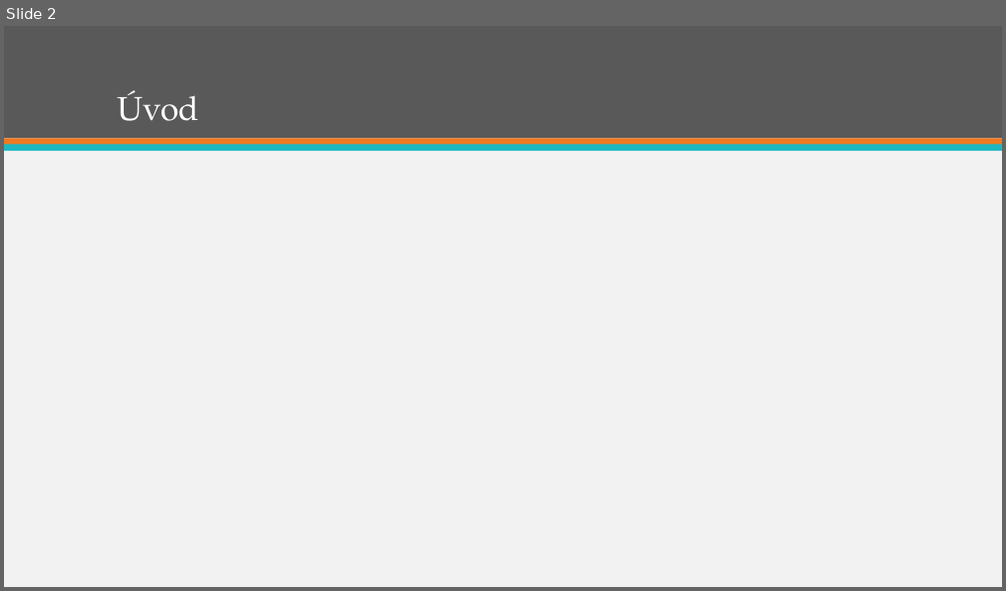
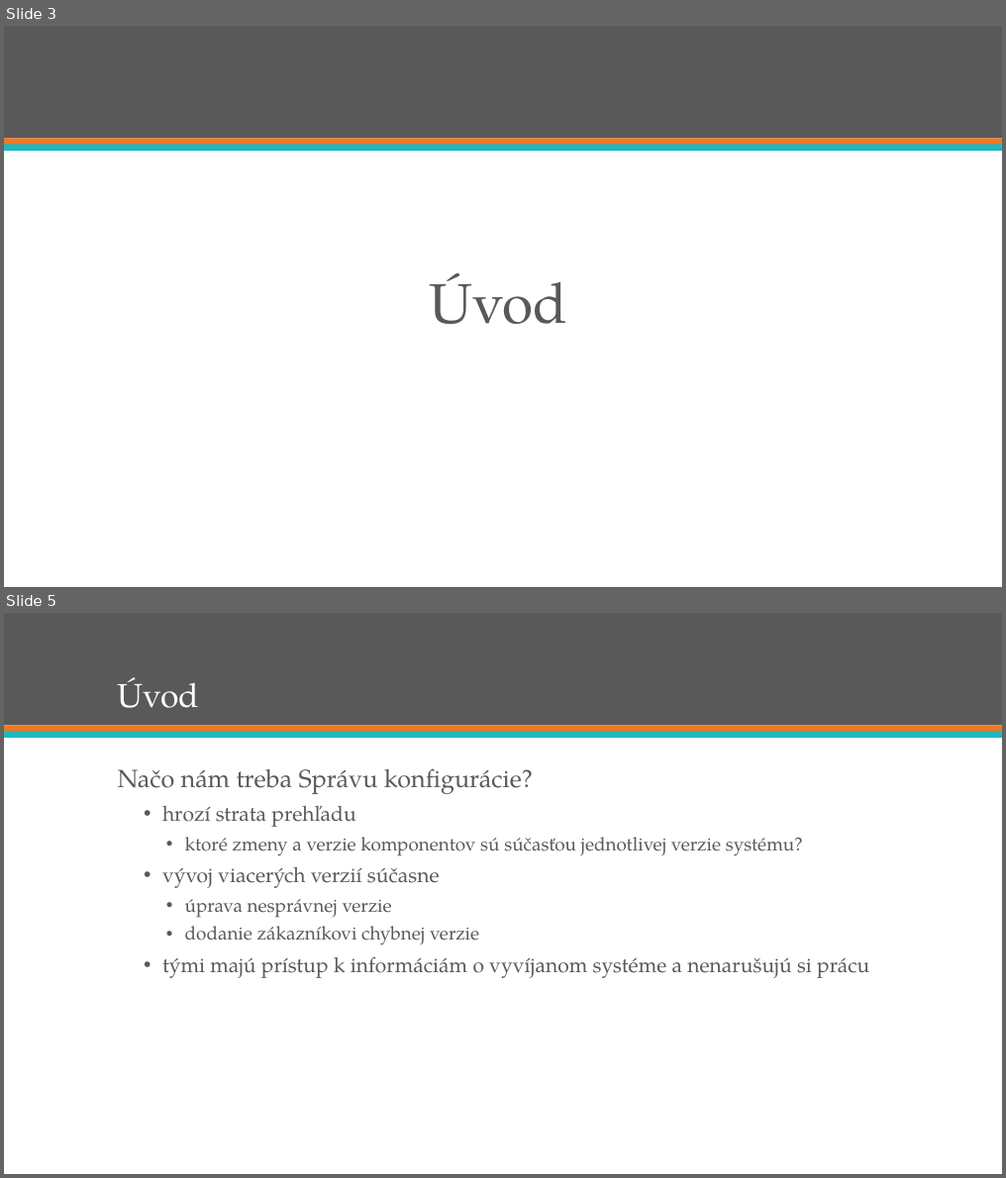
Before and after one commit to ppatrik/swib-prezentacia, a slide deck: swib.pptx. Shown one above the other, each under a label of ours: slide 2 before the commit, slides 3 and 5 after it; the slides between them are not shown. The pictures are 1006x591 and 1006x1178 pixels, drawn with LibreOffice and Linux fonts; fonts in the diff are those of the drawing. Boxes give left, top, right and bottom in pixels: in the first picture for what was removed or moved away, otherwise in the second. Text is boxed around its words. In the diff, an @@ line names an element or a change of style, - is before the commit and + after.

```diff
--- a/swib.pptx
+++ b/swib.pptx
@@ slide 5 added at (x1=4, y1=613, x2=1002, y2=1174), background #FFFFFF; not listed: 3 template elements that a slide beside it also shows @@
@@ title added at (x1=118, y1=677, x2=200, y2=708), 32 pt, text #FFFFFF @@
+Úvod
@@ text added at (x1=118, y1=768, x2=869, y2=978), 18 pt, text #595959 @@
+Načo nám treba Správu konfigurácie?
+  • hrozí strata prehľadu
+    • ktoré zmeny a verzie komponentov sú súčasťou jednotlivej verzie systému?
+  • vývoj viacerých verzií súčasne
+    • úprava nesprávnej verzie
+    • dodanie zákazníkovi chybnej verzie
+  • tými majú prístup k informáciám o vyvíjanom systéme a nenarušujú si prácu
@@ what was slide 2 is now slide 3 @@
@@ slide 3 changed as well @@
@@ background #F2F2F2 to #FFFFFF @@
@@ text "Úvod" moved from (x1=118, y1=90, x2=200, y2=121) to (x1=430, y1=274, x2=567, y2=324) @@
@@ text "Úvod" at (x1=430, y1=274, x2=567, y2=324): size 32 to 54 pt, text colour #FFFFFF to #595959; alignment left to centre; line spacing 0.9 to 1; vertical alignment bottom to top @@
```
Also in this commit, not shown: 8 other slides changed, 7 other slides added.
